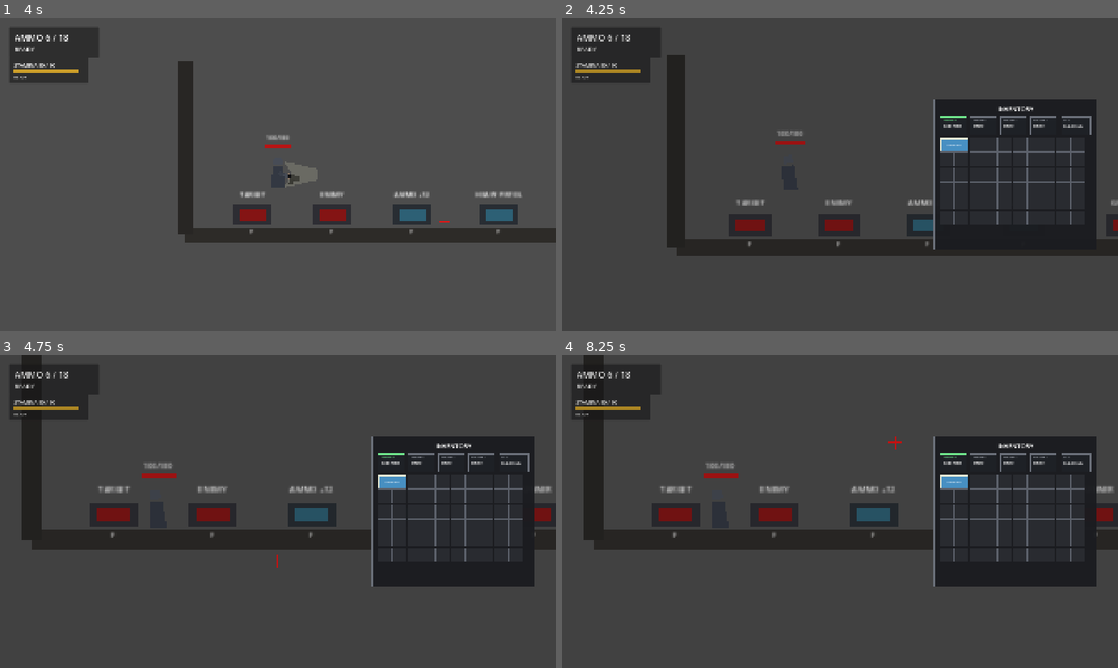
Above: before the commit, frames 1-4 (two rows, left to right).
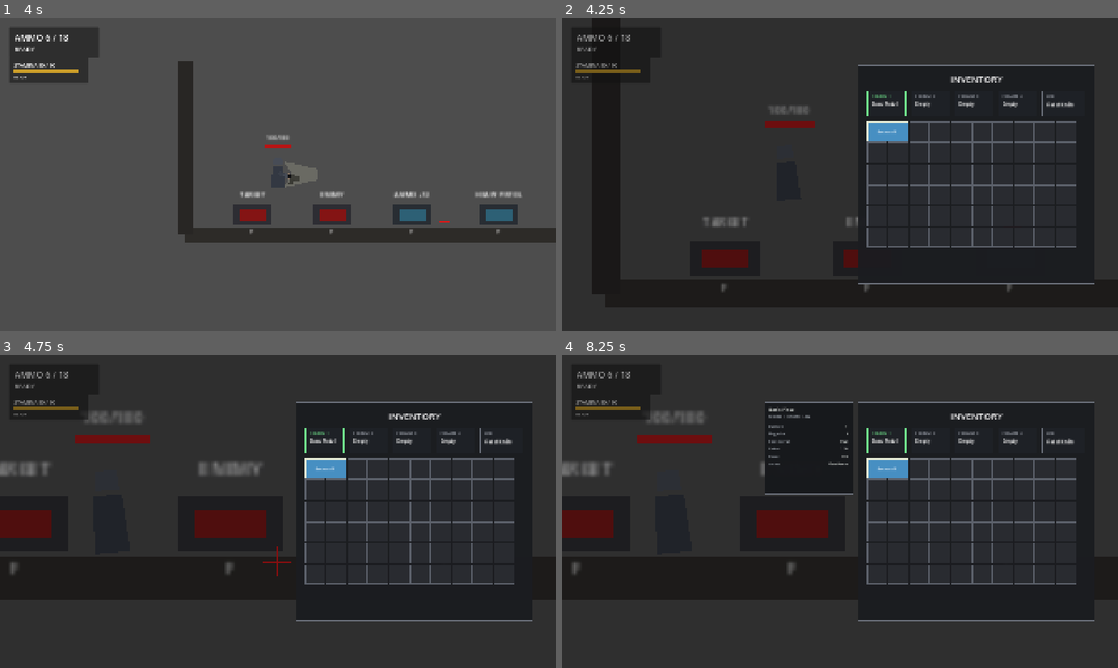
Above: after the commit, the same moments.

Repository: YuiTatsuki1011/projekt-black
Game: Godot game, scene res://scenes/levels/test_level.tscn
Same seed, same stepped clock (60 frames per second), same inputs: the game is played once before the commit and once after it.
Inputs (mouse positions are in pixels of both pictures, inside the frame that each line leads up to):
- Up to frame 1 (4 s): tap Enter at 0.5, 3.5 s; move the mouse to (400, 158) at 0.52 s; hold D (move_right) 0.53-1.25 s; hold S (crouch) 0.53-1.25 s; click (400, 158) at 0.67 s; tap Space (jump) at 0.77, 2, 3.77 s; drag from (166, 190) to (283, 177) at 1.27 s; move the mouse to (333, 105) at 2.02 s; press the mouse at (333, 105) at 2.03 s; hold A (move_left) 2.03-2.75 s; release the mouse at (333, 105) at 2.75 s; drag from (250, 237) to (439, 177) at 2.77 s; move the mouse to (444, 221) at 3.52 s; hold D (move_right) from 3.53 s (still down); hold Right mouse button (sub_weapon_aim) from 3.53 s (still down)
- Up to frame 2 (4.25 s): keep holding D (move_right); keep holding Right mouse button (sub_weapon_aim); tap Tab (inventory_toggle) at 4.15 s
- Up to frame 3 (4.75 s): release D (move_right) at 4.25 s; release Right mouse button (sub_weapon_aim) at 4.25 s; drag from (111, 464) to (278, 561) at 4.27 s
- Up to frame 4 (8.25 s): tap Space (jump) at 5, 6.5, 6.77 s; move the mouse to (867, 511) at 5.02 s; hold D (move_right) 5.03-5.75 s; tap Shift (dodge) at 5.1 s; click (867, 511) at 5.17 s; tap Enter at 5.75 s; drag from (756, 433) to (873, 514) at 5.77 s; move the mouse to (962, 495) at 6.52 s; hold A (move_left) 6.53-7.25 s; tap F (interact) at 6.6 s; drag from (728, 527) to (873, 514) at 7.27 s; move the mouse to (895, 442) at 8.02 s; hold D (move_right) from 8.03 s (still down); hold S (crouch) from 8.03 s (still down)

Frame 1 is identical in both runs. In frame 2, 28% of the frame differs, in the area x 2-100%, y 0-93%; in frame 3, 29%; in frame 4, 33%, in the area x 0-100%, y 5-86%.

Commit message:
Tighten inventory camera framing

Diff:
--- a/scripts/ui/inventory_screen.gd
+++ b/scripts/ui/inventory_screen.gd
@@ -33,9 +33,11 @@
 @export var close_on_damage: bool = true
 @export var normal_camera_position: Vector2 = Vector2(0, -22)
 @export var normal_camera_zoom: Vector2 = Vector2(2.3, 2.3)
-@export var inventory_camera_position: Vector2 = Vector2(145, -22)
-@export var inventory_camera_zoom: Vector2 = Vector2(2.85, 2.85)
+@export var inventory_camera_position: Vector2 = Vector2(92, -25)
+@export var inventory_camera_zoom: Vector2 = Vector2(6.2, 6.2)
 @export var camera_transition_time: float = 0.18
+@export var inventory_panel_scale: Vector2 = Vector2(1.45, 1.45)
+@export var inventory_panel_right_margin: float = 80.0
 
 @onready var root: Control = $Root
 @onready var shade: ColorRect = $Root/Shade
@@ -83,7 +85,7 @@
 	process_mode = Node.PROCESS_MODE_ALWAYS
 	visible = true
 	root.visible = false
-	shade.color = Color(0.025, 0.025, 0.028, 0.16)
+	shade.color = Color(0.025, 0.025, 0.028, 0.42)
 
 	var player := get_node_or_null(player_path)
 	if player != null:
@@ -176,8 +178,13 @@
 
 func _layout_realtime_inventory() -> void:
 	var viewport_size: Vector2 = get_viewport().get_visible_rect().size
-	var target_x: float = viewport_size.x - panel.size.x - 72.0
-	var target_y: float = (viewport_size.y - panel.size.y) * 0.5
+	panel.scale = inventory_panel_scale
+	var panel_size := panel.size
+	if panel_size == Vector2.ZERO:
+		panel_size = panel.get_combined_minimum_size()
+	var scaled_panel_size := panel_size * panel.scale
+	var target_x: float = viewport_size.x - scaled_panel_size.x - inventory_panel_right_margin
+	var target_y: float = (viewport_size.y - scaled_panel_size.y) * 0.5
 	panel.position = Vector2(maxf(target_x, 24.0), maxf(target_y, 40.0))
 
 
Not shown, changed: docs/ARCHITECTURE.md
Not shown, changed: docs/DECISIONS.md
Not shown, changed: docs/HANDOFF.md
Not shown, changed: docs/INPUT_SPEC.md
